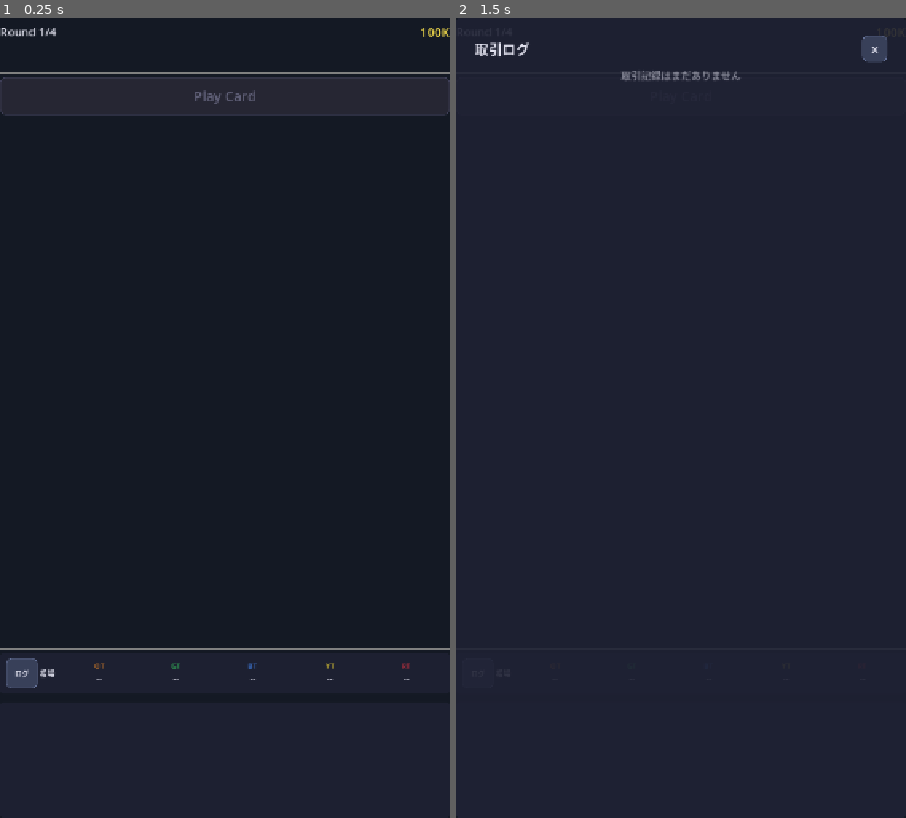
Above: before the commit, frames 1-2 (left to right).
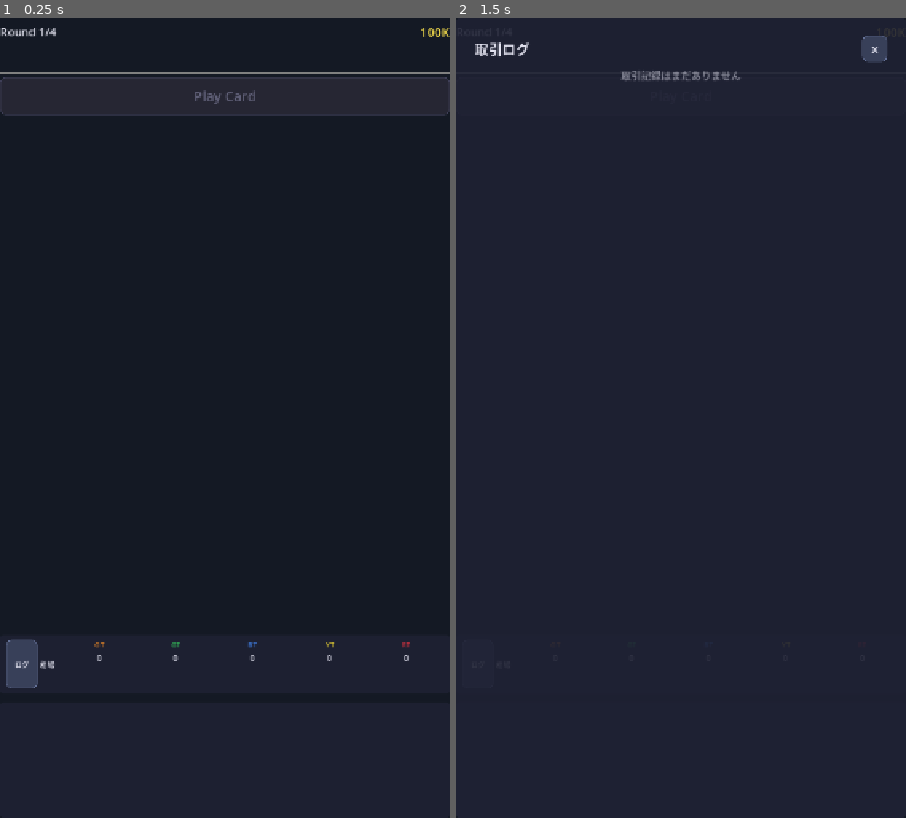
Above: after the commit, the same moments.

Repository: elefolo4565/modern-art
Game: Godot game, scene res://scenes/game/game_board.tscn
Same seed, same stepped clock (60 frames per second), same inputs: the game is played once before the commit and once after it. This scene is started directly instead of the project's main scene.
Inputs:
- Up to frame 1 (0.25 s): no input
- Up to frame 2 (1.5 s): click "ログ" at 0.5 s; click "ログ" at 1.25 s

The runs differ from the first frame. In frame 1, 0.6% of the frame differs, in the area x 0-100%, y 77-83%; in frame 2, less than 0.1%.

Commit message:
Restructure market board to 4-row layout per artist
Row 1: Artist abbreviation (colored)
Row 2: Cumulative market value (starts at 0)
Row 3: Settled count (completed auctions, green)
Row 4: Pending count (in auction, yellow)

Also add server restart rule to CLAUDE.md.

Co-Authored-By: Claude Opus 4.6 <noreply@anthropic.com>

Diff:
--- a/client/scenes/game/market_board.tscn
+++ b/client/scenes/game/market_board.tscn
@@ -3,7 +3,7 @@
 [ext_resource type="Script" path="res://scripts/game/market_board.gd" id="1"]
 
 [node name="MarketBoard" type="PanelContainer"]
-custom_minimum_size = Vector2(0, 65)
+custom_minimum_size = Vector2(0, 90)
 script = ExtResource("1")
 
 [node name="HBox" type="HBoxContainer" parent="."]
--- a/client/scripts/game/market_board.gd
+++ b/client/scripts/game/market_board.gd
@@ -9,7 +9,9 @@
 @onready var log_button: Button = $HBox/LogButton
 
 var _artist_labels: Dictionary = {}
-var _count_labels: Dictionary = {}
+var _value_labels: Dictionary = {}
+var _settled_labels: Dictionary = {}
+var _pending_labels: Dictionary = {}
 
 func _ready() -> void:
 	log_button.text = Locale.t("log_button")
@@ -30,7 +32,9 @@
 			child.queue_free()
 
 	_artist_labels.clear()
-	_count_labels.clear()
+	_value_labels.clear()
+	_settled_labels.clear()
+	_pending_labels.clear()
 
 	header_label.text = Locale.t("game_market")
 
@@ -44,50 +48,68 @@
 		col.alignment = BoxContainer.ALIGNMENT_CENTER
 		hbox.add_child(col)
 
-		# Artist abbreviation with color
-		var abbr := _get_abbreviation(artist)
+		var color: Color = GameState.ARTIST_COLORS.get(artist, Color.WHITE)
+
+		# Row 1: Artist abbreviation
 		var name_lbl := Label.new()
-		name_lbl.text = abbr
+		name_lbl.text = _get_abbreviation(artist)
 		name_lbl.add_theme_font_size_override("font_size", 11)
 		name_lbl.horizontal_alignment = HORIZONTAL_ALIGNMENT_CENTER
-		var color: Color = GameState.ARTIST_COLORS.get(artist, Color.WHITE)
 		name_lbl.add_theme_color_override("font_color", color)
 		col.add_child(name_lbl)
 		_artist_labels[artist] = name_lbl
 
-		# Value + count
+		# Row 2: Cumulative market value
 		var val_lbl := Label.new()
-		val_lbl.text = "--"
+		val_lbl.text = "0"
 		val_lbl.add_theme_font_size_override("font_size", 13)
 		val_lbl.horizontal_alignment = HORIZONTAL_ALIGNMENT_CENTER
 		col.add_child(val_lbl)
-		_count_labels[artist] = val_lbl
+		_value_labels[artist] = val_lbl
+
+		# Row 3: Settled count (completed auctions this round)
+		var settled_lbl := Label.new()
+		settled_lbl.text = ""
+		settled_lbl.add_theme_font_size_override("font_size", 11)
+		settled_lbl.horizontal_alignment = HORIZONTAL_ALIGNMENT_CENTER
+		settled_lbl.add_theme_color_override("font_color", Color(0.7, 0.9, 0.7))
+		col.add_child(settled_lbl)
+		_settled_labels[artist] = settled_lbl
+
+		# Row 4: Pending count (currently in auction)
+		var pending_lbl := Label.new()
+		pending_lbl.text = ""
+		pending_lbl.add_theme_font_size_override("font_size", 11)
+		pending_lbl.horizontal_alignment = HORIZONTAL_ALIGNMENT_CENTER
+		pending_lbl.add_theme_color_override("font_color", Color(1.0, 0.85, 0.4))
+		col.add_child(pending_lbl)
+		_pending_labels[artist] = pending_lbl
 
 	update_display()
 
 func update_display() -> void:
 	for artist in GameState.ARTISTS:
-		if artist not in _count_labels:
+		if artist not in _value_labels:
 			continue
 		var market_val: int = GameState.market.get(artist, 0)
 		var board_count: int = GameState.board.get(artist, 0)
 		var settled_count: int = GameState.settled_board.get(artist, 0)
 		var pending_count: int = board_count - settled_count
 
-		var text := ""
-		if market_val > 0:
-			text = Locale.format_money(market_val)
+		# Row 2: Market value
+		_value_labels[artist].text = Locale.format_money(market_val)
+
+		# Row 3: Settled count
+		if settled_count > 0:
+			_settled_labels[artist].text = "%d" % settled_count
 		else:
-			text = "--"
+			_settled_labels[artist].text = ""
 
-		if settled_count > 0 and pending_count > 0:
-			text += " [%d+%d]" % [settled_count, pending_count]
-		elif settled_count > 0:
-			text += " [%d]" % settled_count
-		elif pending_count > 0:
-			text += " [+%d]" % pending_count
-
-		_count_labels[artist].text = text
+		# Row 4: Pending count
+		if pending_count > 0:
+			_pending_labels[artist].text = "+%d" % pending_count
+		else:
+			_pending_labels[artist].text = ""
 
 func _get_abbreviation(artist: String) -> String:
 	match artist:
Not shown, changed: CLAUDE.md
